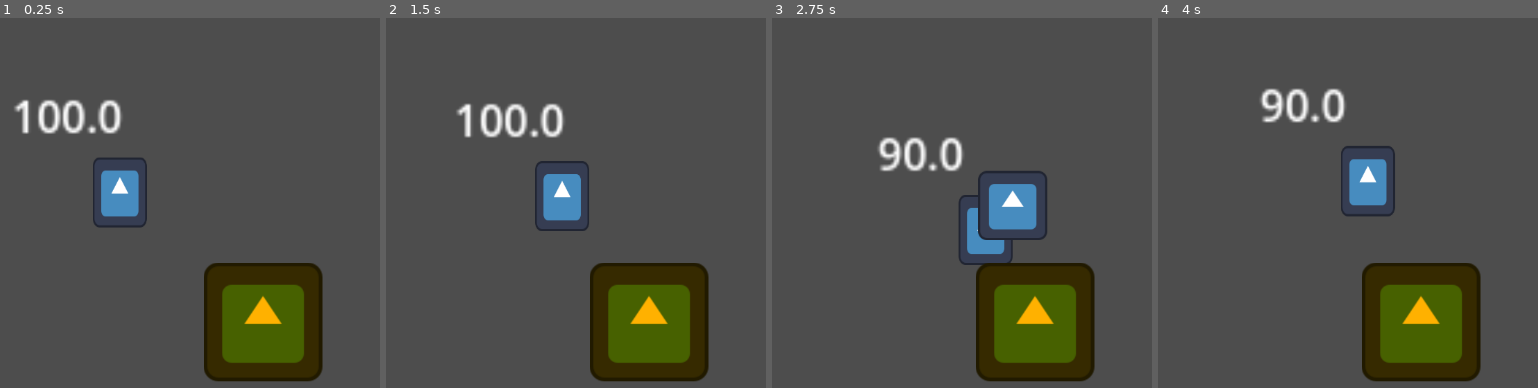
Above: before the commit, frames 1-4 (left to right).
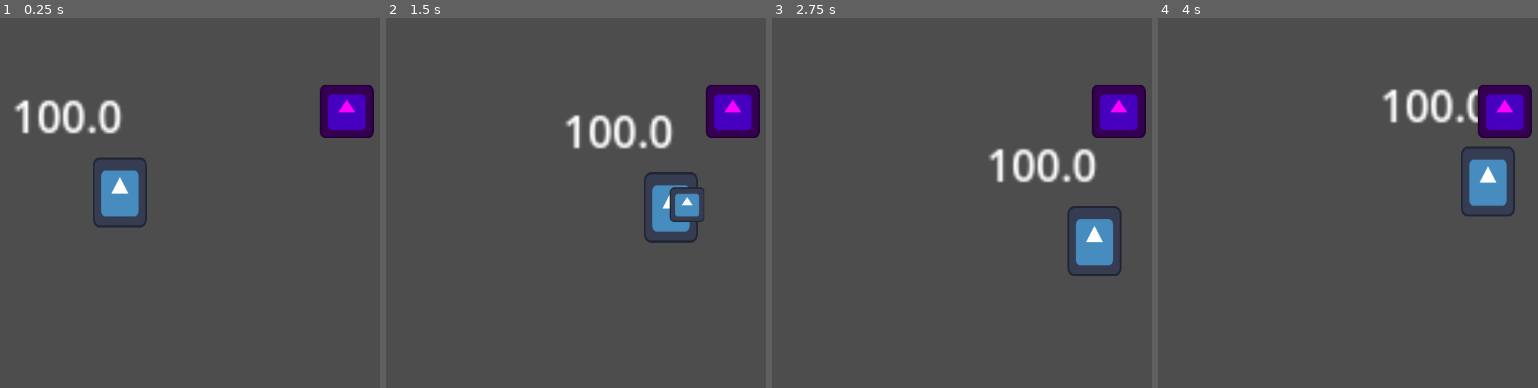
Above: after the commit, the same moments.

Repository: GoldenAppler-eng/Karmic-Staircase
Game: Godot game, scene res://scene/game.tscn
Two runs of this game, one before a commit and one after it. Both use one fixed random seed, a clock stepped at 60 frames per second and the inputs below. The engine's default icon, where the game draws it, is replaced by a stand-in: a white triangle on a blue panel in a dark square.
Inputs:
- Up to frame 1 (0.25 s): no input
- Up to frame 2 (1.5 s): tap Enter at 0.5 s; hold D (move_right) 0.53-1.28 s; tap Space (attack) at 0.6 s; tap F (drop_item) at 0.8, 1.35 s; hold S (move_down) from 1.28 s (still down)
- Up to frame 3 (2.75 s): tap E (use) at 1.55, 2.1 s; release S (move_down) at 2.03 s; hold D (move_right) from 2.03 s (still down); tap Space (attack) at 2.3 s
- Up to frame 4 (4 s): release D (move_right) at 2.78 s; hold W (move_up) 2.78-3.53 s; tap Space (attack) at 2.85 s; tap F (drop_item) at 3.05, 3.6 s; hold A (move_left) from 3.53 s (still down); tap E (use) at 3.8 s

The runs differ from the first frame. In frame 1, 12% of the frame differs, in the area x 53-99%, y 18-99%; in frame 2, 18%; in frame 3, 19%, in the area x 27-99%, y 18-99%; in frame 4, 18%.

Commit message:
Added cake

Diff:
--- a/resource/Board.tres
+++ b/resource/Board.tres
@@ -10,5 +10,5 @@
 hold_sprite = ExtResource("1_k2mf6")
 world_sprite = ExtResource("1_k2mf6")
 hold_offset = Vector2(50, -40)
-scale = Vector2(0.2, 0.2)
+scale = Vector2(0.5, 0.5)
 metadata/_custom_type_script = "uid://dpsdxig7vq6hu"
--- /dev/null
+++ b/resource/Cake.tres
@@ -0,0 +1,14 @@
+[gd_resource type="Resource" script_class="PickupableItemData" load_steps=3 format=3 uid="uid://fry6ncngyn0d"]
+
+[ext_resource type="Texture2D" uid="uid://beaowaw3ucksp" path="res://icon.svg" id="1_338oo"]
+[ext_resource type="Script" uid="uid://dpsdxig7vq6hu" path="res://script/class/PickupableItemData.gd" id="1_q4x3w"]
+
+[resource]
+script = ExtResource("1_q4x3w")
+name = "CakePiece"
+can_use_to_attack = false
+hold_sprite = ExtResource("1_338oo")
+world_sprite = ExtResource("1_338oo")
+hold_offset = Vector2(60, 0)
+scale = Vector2(0.01, 0.01)
+metadata/_custom_type_script = "uid://dpsdxig7vq6hu"
--- /dev/null
+++ b/scene/cake.tscn
@@ -0,0 +1,30 @@
+[gd_scene load_steps=7 format=3 uid="uid://uw4m24pq2ena"]
+
+[ext_resource type="Script" uid="uid://cllrjayydeik" path="res://script/Cake.gd" id="1_bpxnu"]
+[ext_resource type="Texture2D" uid="uid://beaowaw3ucksp" path="res://icon.svg" id="2_6h7yo"]
+[ext_resource type="Resource" uid="uid://fry6ncngyn0d" path="res://resource/Cake.tres" id="2_526gx"]
+[ext_resource type="PackedScene" uid="uid://b7w6a4axms7al" path="res://scene/interactable_component.tscn" id="3_526gx"]
+
+[sub_resource type="RectangleShape2D" id="RectangleShape2D_p58k6"]
+
+[sub_resource type="RectangleShape2D" id="RectangleShape2D_wpivv"]
+
+[node name="cake" type="RigidBody2D"]
+gravity_scale = 0.0
+script = ExtResource("1_bpxnu")
+cake_pickupable_item = ExtResource("2_526gx")
+
+[node name="Sprite2D" type="Sprite2D" parent="."]
+modulate = Color(1, 0, 1, 1)
+position = Vector2(9.53674e-07, -9.53674e-07)
+scale = Vector2(0.15625, 0.15625)
+texture = ExtResource("2_6h7yo")
+
+[node name="CollisionShape2D" type="CollisionShape2D" parent="."]
+shape = SubResource("RectangleShape2D_p58k6")
+
+[node name="interactable_component" parent="." instance=ExtResource("3_526gx")]
+unique_name_in_owner = true
+
+[node name="CollisionShape2D" type="CollisionShape2D" parent="interactable_component"]
+shape = SubResource("RectangleShape2D_wpivv")
--- a/scene/game.tscn
+++ b/scene/game.tscn
@@ -1,10 +1,22 @@
-[gd_scene load_steps=4 format=3 uid="uid://c8kgiptw27hnk"]
+[gd_scene load_steps=7 format=3 uid="uid://c8kgiptw27hnk"]
 
 [ext_resource type="PackedScene" uid="uid://cdmckyq563mja" path="res://scene/player.tscn" id="1_5kiuu"]
-[ext_resource type="PackedScene" uid="uid://3hmeuxy5sim4" path="res://scene/board_pile.tscn" id="2_dbls1"]
+[ext_resource type="PackedScene" uid="uid://uw4m24pq2ena" path="res://scene/cake.tscn" id="3_33cqm"]
+[ext_resource type="Texture2D" uid="uid://beaowaw3ucksp" path="res://icon.svg" id="4_p1ry8"]
+[ext_resource type="Script" uid="uid://dpsdxig7vq6hu" path="res://script/class/PickupableItemData.gd" id="5_xlg7c"]
 
 [sub_resource type="CircleShape2D" id="CircleShape2D_dbls1"]
 radius = 40.1123
+
+[sub_resource type="Resource" id="Resource_p1ry8"]
+script = ExtResource("5_xlg7c")
+name = "CakePiece"
+can_use_to_attack = false
+hold_sprite = ExtResource("4_p1ry8")
+world_sprite = ExtResource("4_p1ry8")
+hold_offset = Vector2(60, 0)
+scale = Vector2(0.1, 0.1)
+metadata/_custom_type_script = "uid://dpsdxig7vq6hu"
 
 [node name="game" type="Node2D"]
 
@@ -16,11 +28,12 @@
 position = Vector2(3, 4)
 zoom = Vector2(3.895, 3.895)
 
-[node name="board_pile" parent="." instance=ExtResource("2_dbls1")]
-position = Vector2(105, 48)
-
 [node name="origin" type="RigidBody2D" parent="."]
 gravity_scale = 0.0
 
 [node name="CollisionShape2D" type="CollisionShape2D" parent="origin"]
 shape = SubResource("CircleShape2D_dbls1")
+
+[node name="cake" parent="." instance=ExtResource("3_33cqm")]
+position = Vector2(136, -29)
+cake_pickupable_item = SubResource("Resource_p1ry8")
--- a/scene/interactable_component.tscn
+++ b/scene/interactable_component.tscn
@@ -5,5 +5,6 @@
 [node name="interactable_component" type="Area2D"]
 collision_layer = 8
 collision_mask = 0
+monitoring = false
 script = ExtResource("1_15x8u")
 metadata/_custom_type_script = "uid://di085kjryrlkf"
--- a/script/BoardPile.gd
+++ b/script/BoardPile.gd
@@ -9,8 +9,6 @@
 	board_pickupable_item.use = board_use_function
 
 func interact(interacter : Node2D) -> void:
-	print(interacter.name)
-
 	var pickup_meta_name : StringName = GlobalConstants.get_component_name(GlobalConstants.COMPONENT.PICKUPITEM)
 
 	if interacter.has_meta(pickup_meta_name):
--- /dev/null
+++ b/script/Cake.gd
@@ -0,0 +1,43 @@
+extends RigidBody2D
+
+const INITIAL_NUMBER_OF_PIECES = 10
+
+var cake_hunger_regen_amount : float = 30
+
+@export var cake_pickupable_item : PickupableItemData
+
+@onready var interactable_component: InteractableComponent = %interactable_component
+
+var num_of_pieces = INITIAL_NUMBER_OF_PIECES
+
+func _ready() -> void:
+	interactable_component.interact = interact
+	cake_pickupable_item.use = cake_use_function
+
+func interact(interacter : Node2D) -> void:
+	var pickup_meta_name : StringName = GlobalConstants.get_component_name(GlobalConstants.COMPONENT.PICKUPITEM)
+
+	if interacter.has_meta(pickup_meta_name):
+		var pickup_item_component : PickupItemComponent = interacter.get_meta(pickup_meta_name)
+		pickup_item_component.pickup_item(cake_pickupable_item)
+
+		num_of_pieces -= 1
+		_check_for_empty()
+
+func _check_for_empty() -> void:
+	if num_of_pieces <= 0:
+		visible = false
+		interactable_component.set_enabled(false)
+
+func cake_use_function(user : Node2D) -> void:
+	var stat_meta_name : StringName = GlobalConstants.get_component_name(GlobalConstants.COMPONENT.STATDATA)
+	var pickup_meta_name : StringName = GlobalConstants.get_component_name(GlobalConstants.COMPONENT.PICKUPITEM)
+
+	if user.has_meta(stat_meta_name):
+		var stat_data_component : StatDataComponent = user.get_meta(stat_meta_name)
+
+		stat_data_component.change_hunger(cake_hunger_regen_amount)
+
+	if user.has_meta(pickup_meta_name):
+		var pickup_item_component : PickupItemComponent = user.get_meta(pickup_meta_name)
+		pickup_item_component.remove_item()
--- a/script/component/InteractableComponent.gd
+++ b/script/component/InteractableComponent.gd
@@ -2,3 +2,8 @@
 extends Area2D
 
 var interact : Callable
+var _enabled : bool
+
+func set_enabled(enabled : bool) -> void:
+	_enabled = enabled
+	monitorable = _enabled
--- a/script/component/PickupItemComponent.gd
+++ b/script/component/PickupItemComponent.gd
@@ -14,6 +14,11 @@
 func use_item() -> void:
 	current_item.use.call(item_user)
 
+func remove_item() -> void:
+	current_item = null
+
+	sprite_2d.texture = null
+
 func pickup_item(item : PickupableItemData) -> void:
 	current_item = item
 
@@ -22,9 +27,7 @@
 	sprite_2d.scale = current_item.scale
 
 func drop_item() -> void:
-	current_item = null
-
-	sprite_2d.texture = null
+	remove_item()
 
 func is_not_holding_item() -> bool:
 	return not current_item
--- a/script/component/StatDataComponent.gd
+++ b/script/component/StatDataComponent.gd
@@ -17,6 +17,9 @@
 
 	hunger_degeneration_timer.timeout.connect(_on_hunger_degeneration_timer_timeout)
 
+func change_hunger(net_change : float) -> void:
+	data.change_hunger(net_change)
+
 func _on_hunger_degeneration_timer_timeout() -> void:
 	data.change_hunger(-hunger_degeneration_amount)
 
Not shown, added: script/Cake.gd.uid
